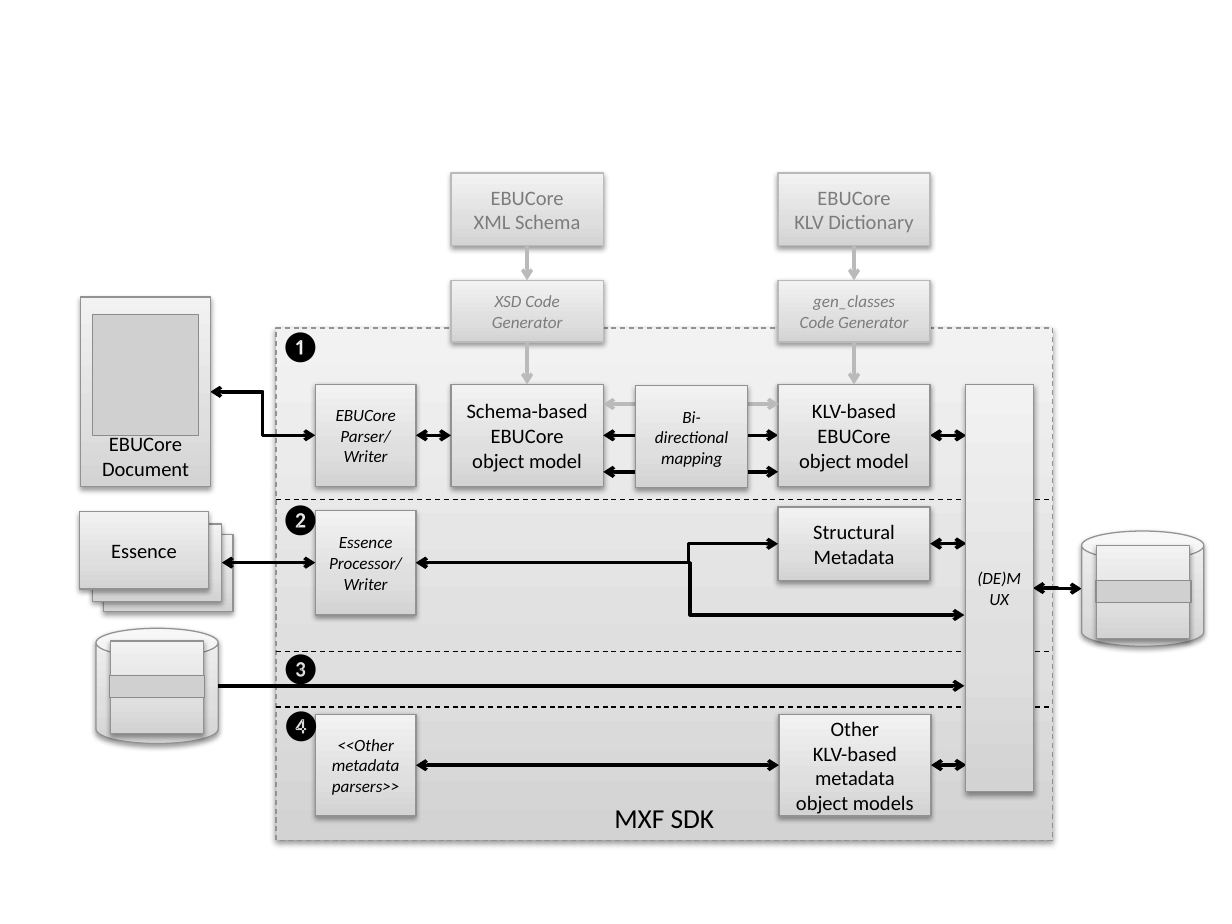
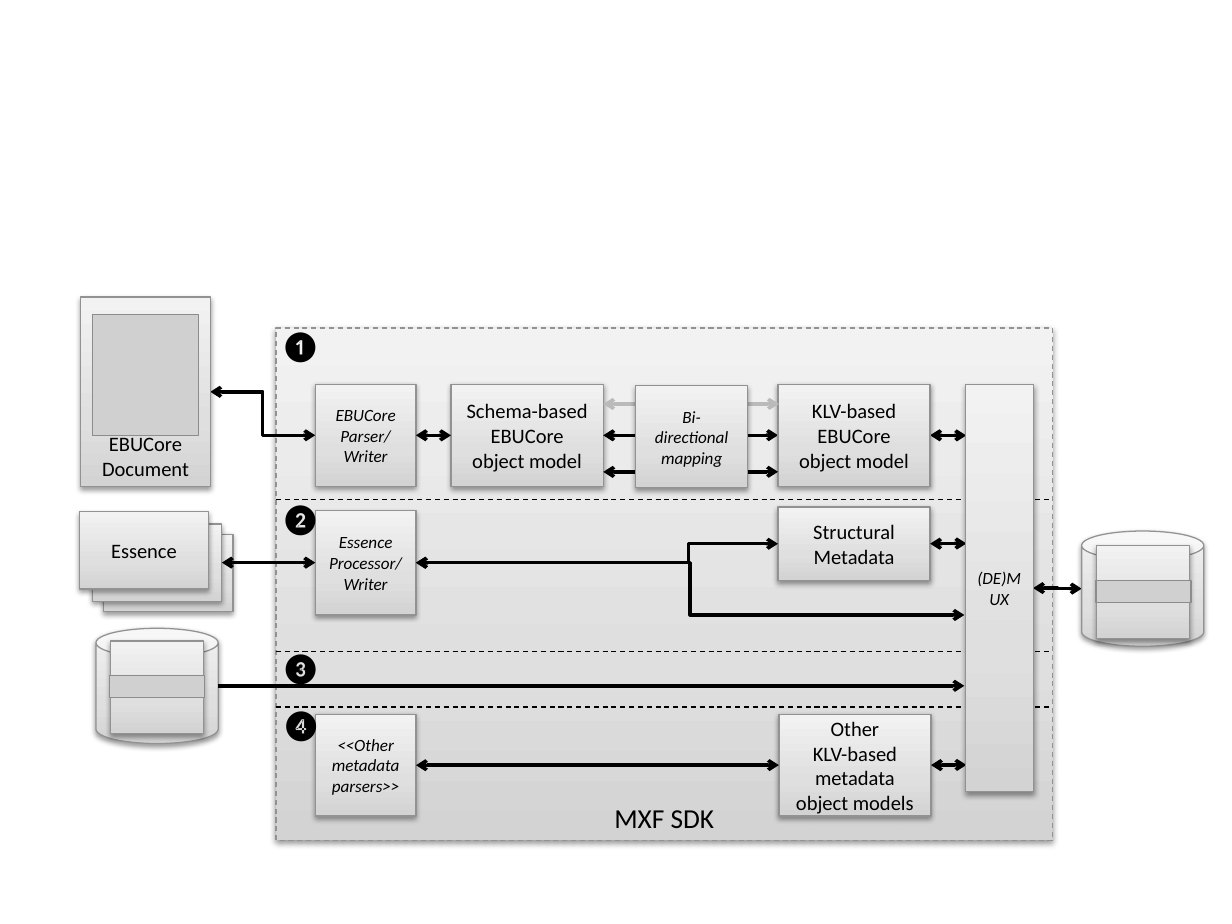
Before and after one commit to Limecraft/ebu-mxfsdk, a slide deck: slide 2 of doc/EBU MXF SDK - EBUCore - images.pptx. Drawn at 1232x924 pixels with LibreOffice and Linux fonts; fonts in the diff are those of the drawing; grey boxes stand for pictures; background and template pictures are left out. Boxes give left, top, right and bottom in pixels: in the first picture for what was removed or moved away, otherwise in the second. Text is boxed around its words. In the diff, an @@ line names an element or a change of style, - is before the commit and + after.

Commit message:
Updated high-level documentation with info about various serialization methods, breakdown of code files, and regeneration of code from XML Schema and MXF dictionary.

```diff
--- a/doc/EBU MXF SDK - EBUCore - images.pptx
+++ b/doc/EBU MXF SDK - EBUCore - images.pptx
@@ rectangle removed at bbox=[451, 174, 604, 246] @@
-EBUCore
-XML Schema
@@ rectangle removed at bbox=[777, 174, 930, 246] @@
-EBUCore
-KLV Dictionary
@@ elbow arrow removed from (527, 246) to (527, 281) @@
@@ elbow arrow removed from (854, 246) to (854, 281) @@
@@ rectangle removed at bbox=[451, 281, 604, 342] @@
-XSD Code Generator
@@ rectangle removed at bbox=[777, 281, 930, 342] @@
-gen_classes
-Code Generator
@@ elbow arrow removed from (527, 342) to (527, 384) @@
@@ elbow arrow removed from (854, 342) to (854, 384) @@
```
Also in this commit, not shown: 1 slide added, 3 other files.
